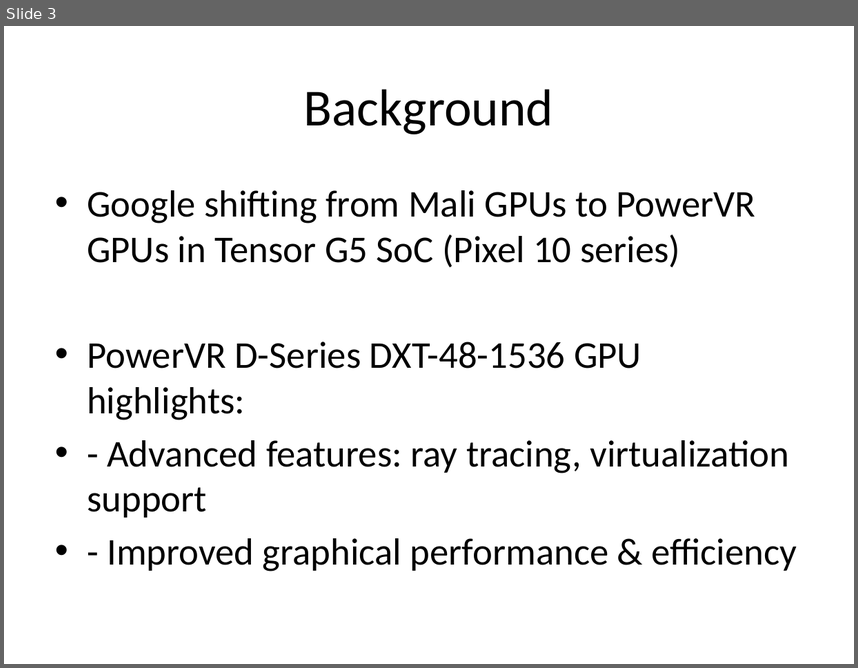
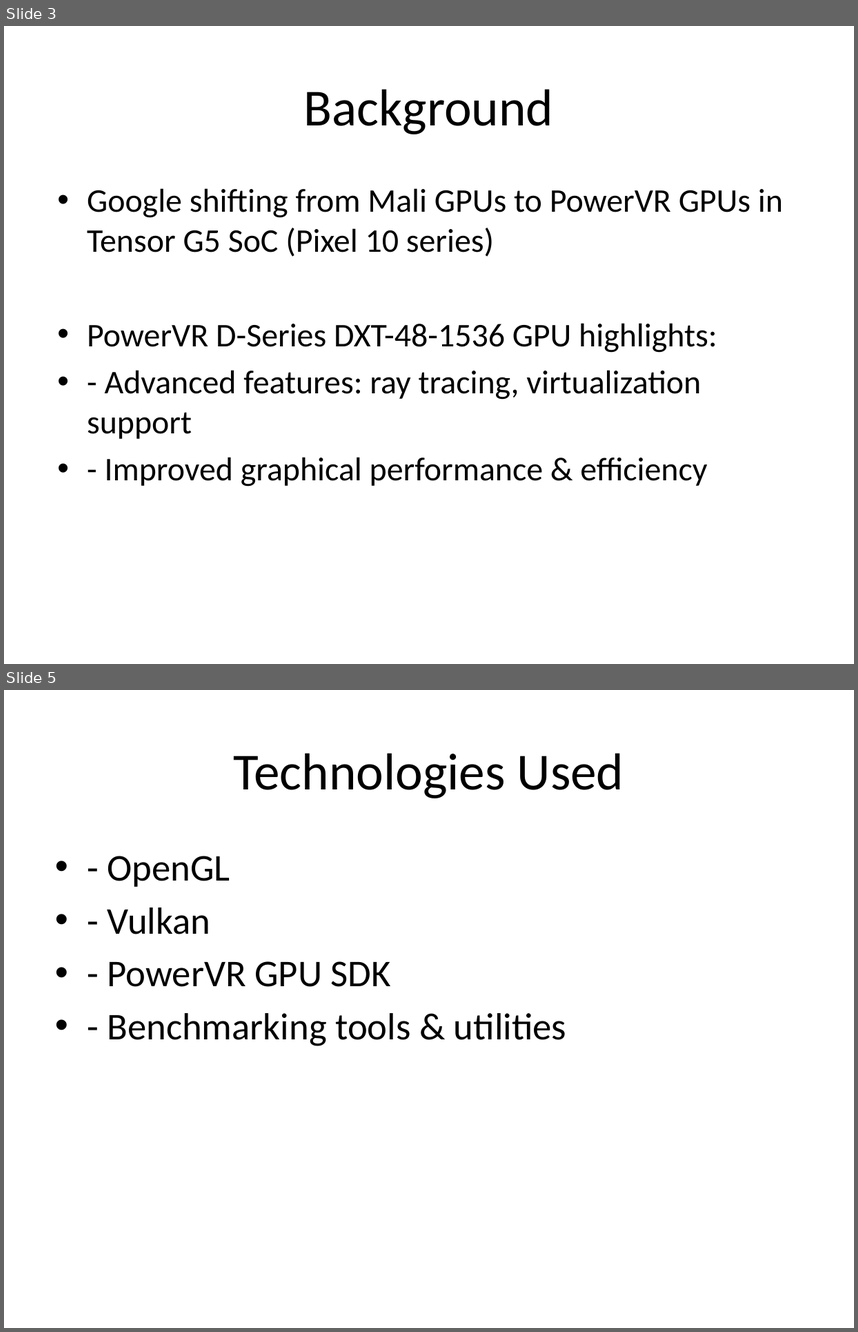
Before and after one commit to akumrao/gpubenchmark, a slide deck: doc/GPU_Benchmark_Pixel.pptx. Shown one above the other, each under a label of ours: slide 3 before the commit, slides 3 and 5 after it; the slides between them are not shown. The pictures are 858x668 and 858x1332 pixels, drawn with LibreOffice and Linux fonts; fonts in the diff are those of the drawing. Boxes give left, top, right and bottom in pixels: in the first picture for what was removed or moved away, otherwise in the second. Text is boxed around its words. In the diff, an @@ line names an element or a change of style, - is before the commit and + after.

Commit message:
added PowerVR_vs_Mali_GPU_Case_Study.pptx

```diff
--- a/doc/GPU_Benchmark_Pixel.pptx
+++ b/doc/GPU_Benchmark_Pixel.pptx
@@ slide 5 added at [4,690,854,1328], background #FFFFFF @@
@@ text added at [233,753,624,798], 44 pt, text #000000 @@
+Technologies Used
@@ text added at [107,856,567,1046], 32 pt, text #000000 @@
+• - OpenGL
+• - Vulkan
+• - PowerVR GPU SDK
+• - Benchmarking tools & utilities
@@ slide 3 changed as well @@
@@ text "Google shifting from Mali GPUs ..." at [87,188,783,486]: size 32 to 28 pt; indent changed; less space between paragraphs @@
```
Also in this commit, not shown: 2 other slides changed, 1 other slide added, 1 other file.
